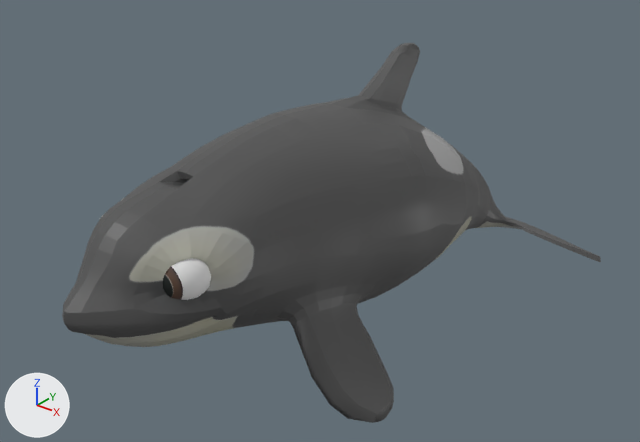
One commit to the FBX model FBXFiles/scarlet_idle.fbx: the scene before it, then after it.
Before and after are seen from a 50 mm camera at (1.94, -2.77, 1.85) aimed at (-0.12, -0.19, 0.25). Every picture has the same lights, and +X, +Y and +Z are marked at lower left. Both versions are drawn at frame 11 of the action 'Take 001'; the numbers are the values there.

In view in the first picture: 'luna:left_eye_geo', 'luna:luna_geo'.
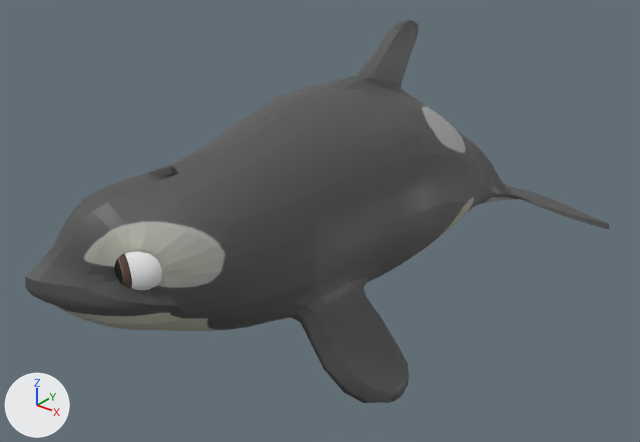
Edits to the bpy script that builds the scene:
```text
Change bone_luna_center_root_bind_joint:
    where bone_luna_center_root_bind_joint = bpy.data.objects['Armature'].pose.bones['luna:center_root_bind_joint']  # child of 'luna:Luna_root_bind_joint'
    bone_luna_center_root_bind_joint.rotation_quaternion: (0.997, 0.0, 0.0, -0.076) -> (1.0, 0.0, 0.0, 0.001)  # degrees (0, 0, -9) -> degrees (0, 0, 0)
Change bone_luna_center_chest_bind_joint:
    where bone_luna_center_chest_bind_joint = bpy.data.objects['Armature'].pose.bones['luna:center_chest_bind_joint']  # child of 'luna:center_root_bind_joint'
    bone_luna_center_chest_bind_joint.rotation_quaternion: (0.999, 0.0, 0.0, -0.042) -> (0.995, 0.0, 0.0, -0.097)  # degrees (0, 0, -5) -> degrees (0, 0, -11)
Change bone_luna_center_tail_1_bind_joint:
    where bone_luna_center_tail_1_bind_joint = bpy.data.objects['Armature'].pose.bones['luna:center_tail_1_bind_joint']  # child of 'luna:center_chest_bind_joint'
    bone_luna_center_tail_1_bind_joint.rotation_quaternion: (1.0, 0.0, 0.0, 0.021) -> (1.0, 0.0, 0.0, -0.014)  # degrees (0, 0, 2) -> degrees (0, 0, -2)
Change bone_luna_center_tail_2_bind_joint:
    where bone_luna_center_tail_2_bind_joint = bpy.data.objects['Armature'].pose.bones['luna:center_tail_2_bind_joint']  # child of 'luna:center_tail_1_bind_joint'
    bone_luna_center_tail_2_bind_joint.rotation_quaternion: (1.0, 0.0, 0.0, -0.008) -> (1.0, 0.0, 0.0, 0.02)  # degrees (0, 0, -1) -> degrees (0, 0, 2)
Change bone_luna_center_tail_3_bind_joint:
    where bone_luna_center_tail_3_bind_joint = bpy.data.objects['Armature'].pose.bones['luna:center_tail_3_bind_joint']  # child of 'luna:center_tail_2_bind_joint'
    bone_luna_center_tail_3_bind_joint.rotation_quaternion: (1.0, 0.0, 0.0, -0.021) -> (1.0, 0.0, 0.0, 0.011)  # degrees (0, 0, -2) -> degrees (0, 0, 1)
Change bone_luna_center_neck_bind_joint:
    where bone_luna_center_neck_bind_joint = bpy.data.objects['Armature'].pose.bones['luna:center_neck_bind_joint']  # child of 'luna:center_root_bind_joint'
    bone_luna_center_neck_bind_joint.rotation_quaternion: (0.997, 0.0, 0.0, 0.076) -> (0.995, 0.0, -0.105, -0.001)  # degrees (0, 0, 9) -> degrees (0, -12, 0)
Change bone_luna_center_head_bind_joint:
    where bone_luna_center_head_bind_joint = bpy.data.objects['Armature'].pose.bones['luna:center_head_bind_joint']  # child of 'luna:center_neck_bind_joint'
    bone_luna_center_head_bind_joint.rotation_quaternion: (1.0, 0.0, 0.0, 0.0) -> (0.995, 0.0, -0.105, 0.0)  # degrees (0, 0, 0) -> degrees (0, -12, 0)
Change bone_luna_right_eye_bind_joint:
    where bone_luna_right_eye_bind_joint = bpy.data.objects['Armature'].pose.bones['luna:right_eye_bind_joint']  # child of 'luna:right_eye_socket_bind_joint'
    bone_luna_right_eye_bind_joint.rotation_quaternion: (1.0, 0.0, 0.0, 0.0) -> (0.985, -0.007, 0.167, -0.042)  # degrees (0, 0, 0) -> degrees (-2, 19, -5)
```

Where the change shows, as pixel boxes (x1, y1, x2, y2) in the pictures (640 x 442 px):
'luna:luna_geo', posed (9% wider): before (62, 43, 601, 423); after (25, 20, 610, 403)
bone 'luna:center_root_bind_joint', root to tip: before (236, 231) to (240, 145); after (236, 231) to (230, 149)
bone 'luna:center_chest_bind_joint', root to tip: before (318, 203) to (338, 81); after (319, 185) to (335, 62)
bone 'luna:center_tail_1_bind_joint', root to tip: before (384, 193) to (399, 129); after (385, 172) to (402, 108)
bone 'luna:center_tail_2_bind_joint', root to tip: before (416, 194) to (430, 143); after (418, 176) to (431, 125)
bone 'luna:center_tail_3_bind_joint', root to tip: before (440, 199) to (453, 158); after (442, 180) to (454, 138)
bone 'luna:center_head_bind_joint', root to tip: before (205, 247) to (200, 182); after (199, 244) to (194, 179)
bone 'luna:right_eye_bind_joint', root to tip: before (124, 244) to (127, 271); after (120, 226) to (126, 252)
